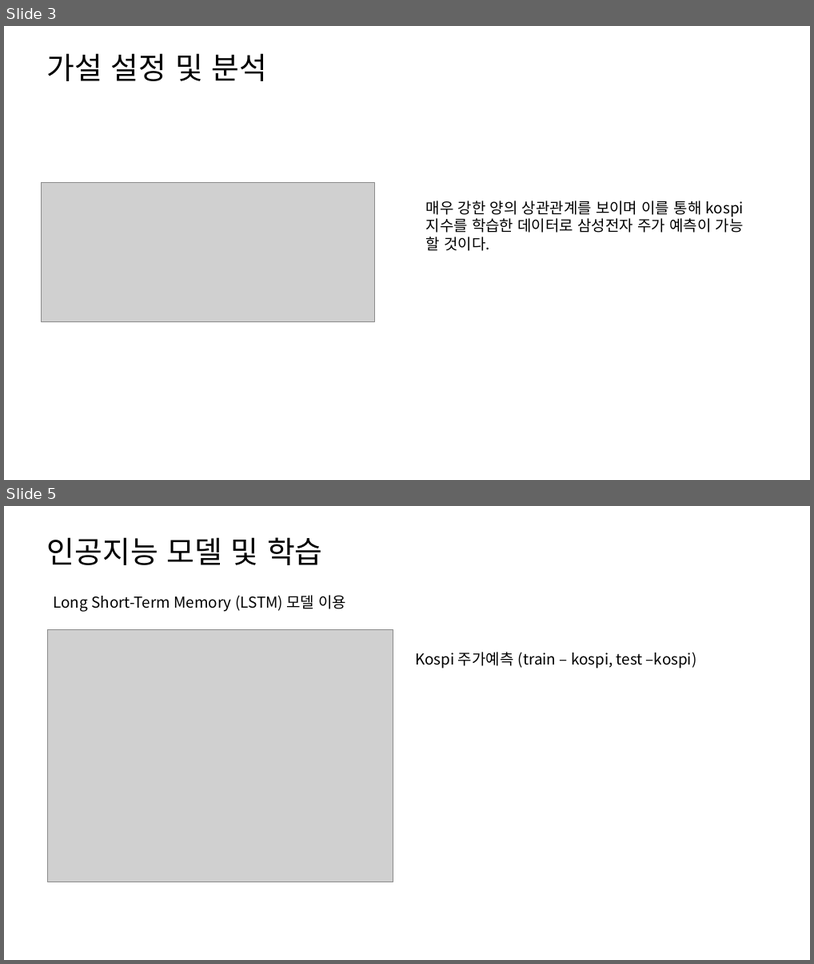
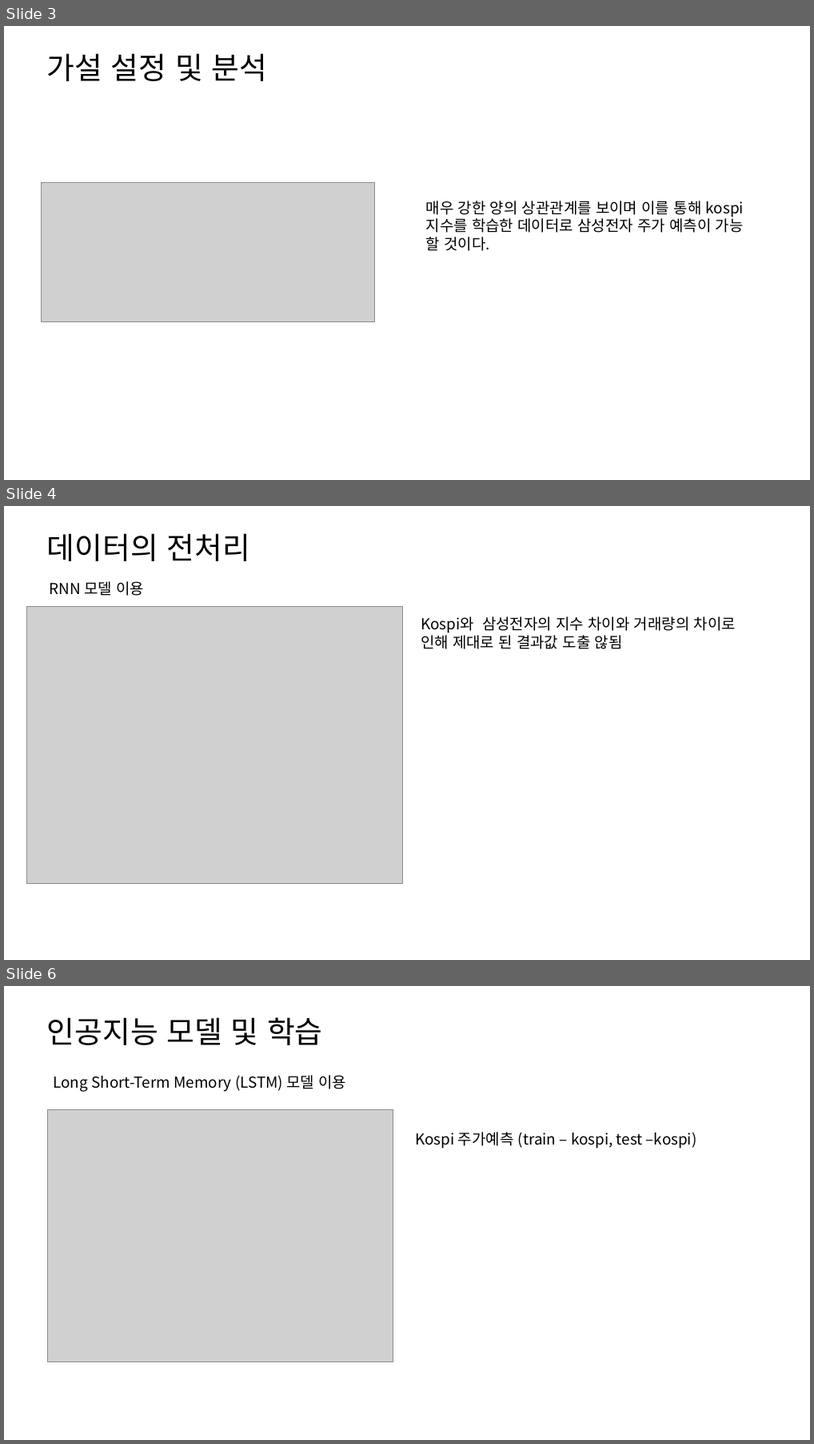
Before and after one commit to hanminJ/stock_analysis, a slide deck: 인공지능을 통한 주가예측.pptx. Shown one above the other, each under a label of ours: slides 3 and 5 before the commit, slides 3, 4 and 6 after it; the slides between them are not shown. The pictures are 814x964 and 814x1444 pixels, drawn with LibreOffice and Linux fonts; fonts in the diff are those of the drawing; grey boxes stand for pictures. Boxes give left, top, right and bottom in pixels: in the first picture for what was removed or moved away, otherwise in the second. Text is boxed around its words. In the diff, an @@ line names an element or a change of style, - is before the commit and + after.

```diff
--- a/인공지능을 통한 주가예측.pptx
+++ b/인공지능을 통한 주가예측.pptx
@@ slide 4 added at (4,506,810,960), background #FFFFFF @@
@@ title added at (47,533,250,561), 36 pt, text #000000 @@
+데이터의 전처리
@@ text added at (50,581,144,596), 18 pt, text #000000 @@
+RNN 모델 이용
@@ picture added at (27,607,402,884) @@
@@ text added at (421,616,736,649), 18 pt, text #000000 @@
+Kospi와 삼성전자의 지수 차이와 거래량의 차이로 인해 제대로 된 결과값 도출 않됨
@@ what was slide 5 is now slide 6 @@
```
Also in this commit, not shown: 2 slides changed.
